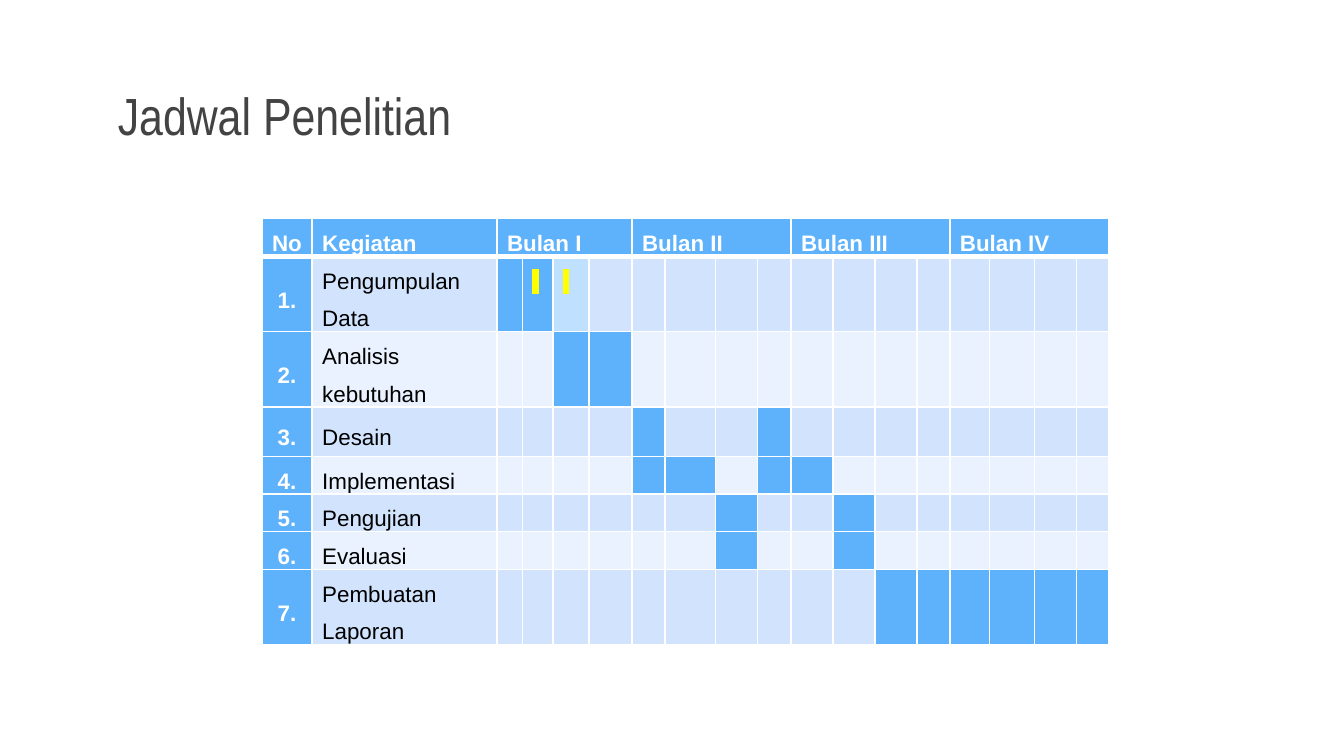
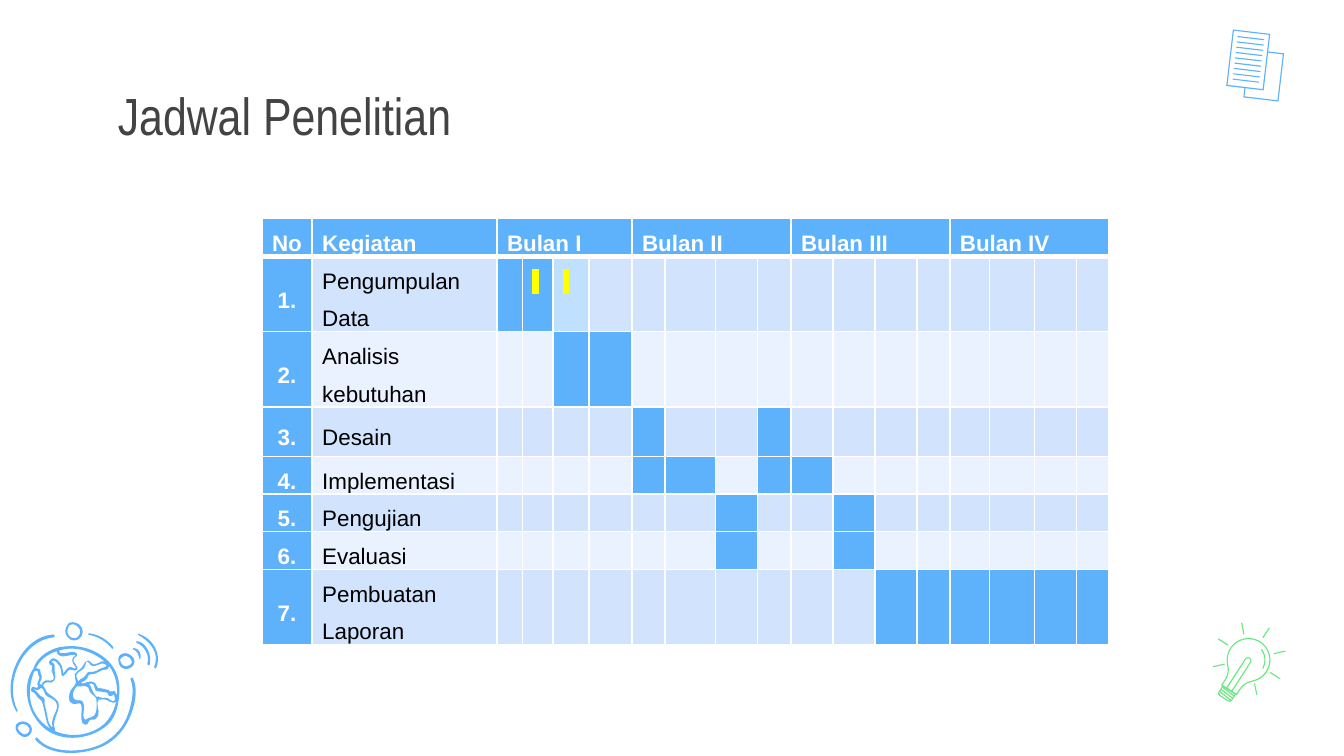
Before and after one commit to Killers007/Skripsi, a slide deck: slide 16 of RPL/PPT KU.pptx. Drawn at 1344x756 pixels with LibreOffice and Linux fonts; fonts in the diff are those of the drawing. Boxes give left, top, right and bottom in pixels: in the first picture for what was removed or moved away, otherwise in the second. Text is boxed around its words. In the diff, an @@ line names an element or a change of style, - is before the commit and + after.

```diff
--- a/RPL/PPT KU.pptx
+++ b/RPL/PPT KU.pptx
@@ group added at (1227,29,1284,101): 11 freeform shapes @@
@@ group added at (0,622,161,753): 10 freeform shapes @@
@@ group added at (1210,622,1287,702): 14 freeform shapes @@
```
Also in this commit, not shown: 2 other slides changed, 1 slide added, 25 other files.
